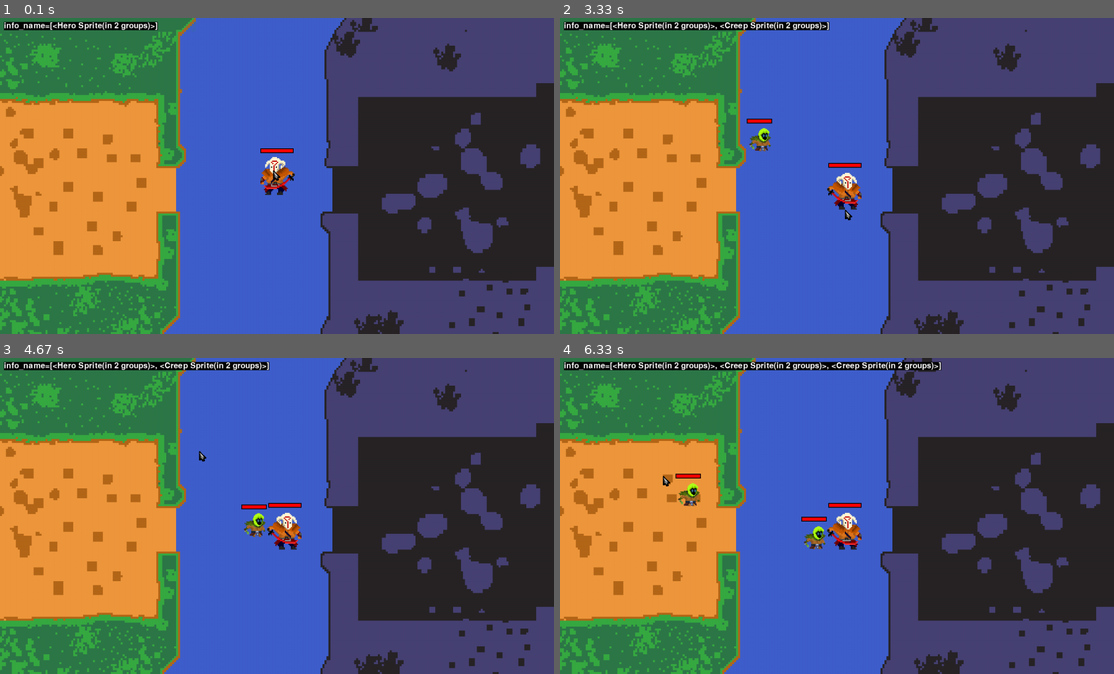
Above: before the commit, frames 1-4 (two rows, left to right).
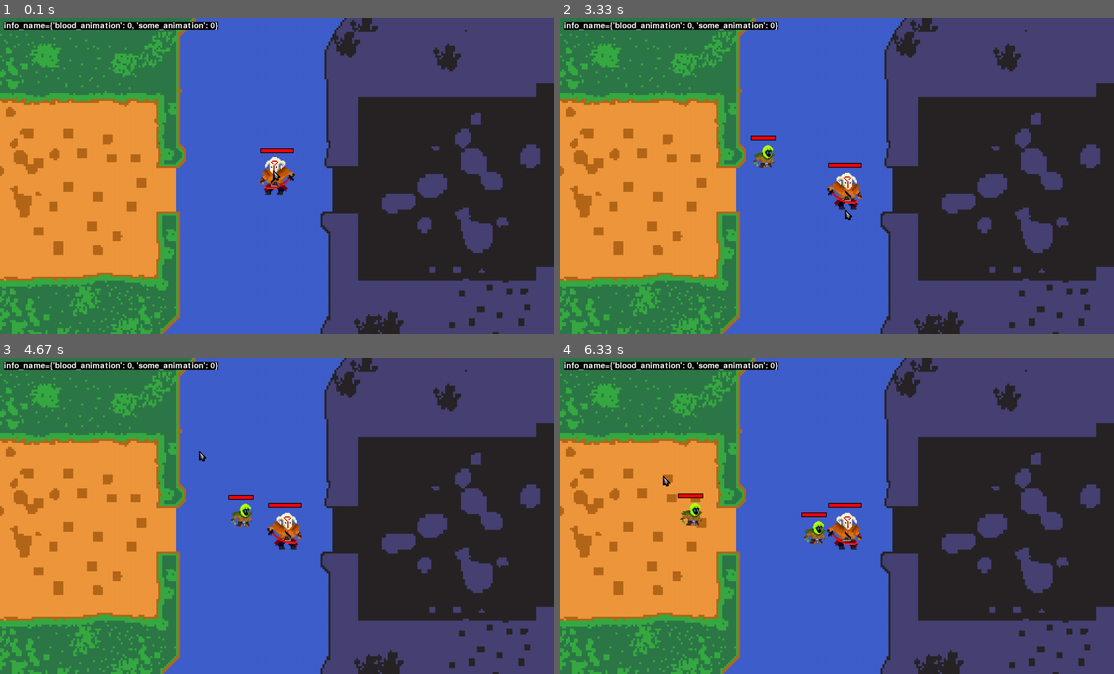
Above: after the commit, the same moments.

Repository: ArcherWayne/pygame_juggernaut_simulator
Game: pygame game, started from main.py
Same seed, same stepped clock (60 frames per second), same inputs: the game is played once before the commit and once after it.
Inputs (mouse positions are in pixels of both pictures, inside the frame that each line leads up to):
- Up to frame 1 (0.1 s): no input
- Up to frame 2 (3.33 s): hold D 0.33-0.8 s; move the mouse to (814, 188) at 0.37 s; hold W 0.83-1.13 s; move the mouse to (842, 198) at 0.87 s; hold D 1.17-1.63 s; move the mouse to (892, 245) at 1.2 s; hold A 1.67-2.2 s; move the mouse to (665, 251) at 1.7 s; hold S 2.23-2.53 s; move the mouse to (903, 204) at 2.27 s; hold A 2.57-2.97 s; move the mouse to (848, 68) at 2.6 s; right-click (842, 210) at 3.05 s
- Up to frame 3 (4.67 s): hold W 3.33-3.7 s; click (277, 553) at 3.42 s; hold D 3.73-4.37 s; click (487, 636) at 3.82 s; hold S from 4.4 s (still down); click (199, 449) at 4.48 s
- Up to frame 4 (6.33 s): release S at 4.77 s; hold A 4.8-5.27 s; click (981, 487) at 4.88 s; hold D 5.3-5.77 s; click (626, 446) at 5.38 s; hold W 5.8-6.1 s; click (1036, 490) at 5.88 s; hold D from 6.13 s (still down); click (665, 474) at 6.22 s

The runs differ from the first frame. In frame 1, 0.6% of the frame differs, in the area x 0-40%, y 1-4%; in frame 2, 1.2%; in frame 3, 1.2%; in frame 4, 2.1%, in the area x 0-69%, y 1-61%.

Commit message:
some bug fixes

Diff:
--- /dev/null
+++ b/animation_manager.py
@@ -0,0 +1,45 @@
+import pygame
+from clip import clip
+from debug import debug
+from setting import *
+
+
+class AnimationManager(pygame.sprite.Sprite):
+    def __init__(self):
+        super().__init__()
+        # animation dict
+        self.animation_dict = {'blood_animation': 0, 'some_animation': 0}
+
+        # loading blood animation
+        blood_animation_image = pygame.image.load('assets/blood_animation.png').convert_alpha()
+        self.blood_animation_image_list = []
+        for x in range(0, 384, 32):
+            self.blood_animation_image_list.append(
+                pygame.transform.scale(clip(blood_animation_image, 0, x, 32, 32), (CREEP_WIDTH, CREEP_HEIGHT)))
+
+        # animation index
+        self.blood_animation_index = 0
+
+    def init_animation(self, animation, play_location):
+        # if animation == 'blood_animation':
+        #     self.blood_animation()
+        self.play_location = play_location
+        for animation_name in self.animation_dict.keys():
+            if animation == animation_name:
+                self.animation_dict[animation_name] = 1
+
+    def blood_animation(self):
+        blood_animation_play_location = (0, 0)
+        if self.animation_dict['blood_animation'] == 1:
+            blood_animation_play_location = self.play_location
+            self.blood_animation_index += 1
+            if self.blood_animation_index >= len(self.blood_animation_image_list):
+                self.blood_animation_index = 0
+                self.animation_dict['blood_animation'] = 0
+            screen.blit(self.blood_animation_image_list[int(self.blood_animation_index)], (blood_animation_play_location[0] - CREEP_WIDTH / 2, blood_animation_play_location[1] - CREEP_HEIGHT / 2))
+            # FIXME : 使用更新image的方法?
+            # HACK : self.image 的显示方法是通过pygame.sprite.Sprite()类的方法实现的, 所以 暂时没想到更好的方法
+
+    def update(self):
+        self.blood_animation()
+        debug(self.animation_dict)
--- a/clip.py
+++ b/clip.py
@@ -1,8 +1,9 @@
 import pygame
 
-def clip(surface, x, y, x_size, y_size): #Get a part of the image
-    handle_surface = surface.copy() #Sprite that will get process later
-    clipRect = pygame.Rect(x,y,x_size,y_size) #Part of the image
-    handle_surface.set_clip(clipRect) #Clip or you can call cropped
-    image = surface.subsurface(handle_surface.get_clip()) #Get subsurface
-    return image.copy() #Return
+
+def clip(surface, x, y, x_size, y_size):  # Get a part of the image
+    handle_surface = surface.copy()  # Sprite that will get process later
+    clipRect = pygame.Rect(x, y, x_size, y_size)  # Part of the image
+    handle_surface.set_clip(clipRect)  # Clip or you can call cropped
+    image = surface.subsurface(handle_surface.get_clip())  # Get subsurface
+    return image.copy()  # Return
--- a/creep.py
+++ b/creep.py
@@ -1,11 +1,12 @@
 import pygame
 import math
+from animation_manager import AnimationManager
 from setting import *
 from debug import debug
 from clip import clip
 
 class Creep(pygame.sprite.Sprite):
-    def __init__(self, groups, health, movement_speed, damage, spawn_location, hero, collision_groups):
+    def __init__(self, groups, health, movement_speed, damage, spawn_location, hero, collision_groups, animation_mananger):
         super(Creep, self).__init__(groups)
 
         # attributes
@@ -14,7 +15,12 @@
         self.health_percentage = self.health/self.max_health
         self.movement_speed = movement_speed
         self.damage = damage
+        self.animation_mananger = animation_mananger
+
+        # collision
         self.collision_groups = collision_groups
+        # self.collision_rect = pygame.Rect(0, 0, CREEP_WIDTH/2, CREEP_HEIGHT/2)
+        # self.old_collision_rect = self.collision_rect.copy()
 
         # image and rect
         # idle_animation
@@ -56,7 +62,7 @@
         self.rect = self.image.get_rect(center=spawn_location)
 
         # movement
-        self.pos = pygame.math.Vector2(self.rect.topleft)
+        self.pos = pygame.math.Vector2(self.rect.midbottom)
         self.direction = pygame.math.Vector2()
         self.old_rect = self.rect.copy()  # old_rect是用来检测碰撞的一部分 不是dt中的一部分
         self.facing_direction = 0
@@ -154,17 +160,14 @@
 
     def creep_attacked(self, damage):
         self.health -= damage
+        self.animation_mananger.init_animation('blood_animation', self.rect.center)
 
     def death_check(self):
         if self.health <= 0:
             pygame.sprite.Sprite.kill(self)
 
     def collision_detection(self):
-        self.pos.x += self.direction.x * self.movement_speed * self.dt
-        self.rect.x = round(self.pos.x)
         self.collision('horizontal')
-        self.pos.y += self.direction.y * self.movement_speed * self.dt
-        self.rect.y = round(self.pos.y)
         self.collision('vertical')
 
     def collision(self, direction):
@@ -196,6 +199,8 @@
 
     def update(self):
         self.old_rect = self.rect.copy()
+        # self.collision_rect.midbottom = self.rect.midbottom
+        # self.old_collision_rect = self.collision_rect.copy()
 
         self.movement()
         self.collision_detection()
--- a/hero.py
+++ b/hero.py
@@ -35,11 +35,11 @@
         idle_image = pygame.image.load(
             'assets/hero/hero_idle_animation.png').convert_alpha()
         idle_animation_frame_1_right = pygame.transform.scale(
-            clip(idle_image, 0, 0, 96, 96), (HERO_HEIGHT, HERO_WIDTH))
+            clip(idle_image, 0, 0, 96, 96), (HERO_WIDTH, HERO_HEIGHT))
         idle_animation_frame_2_right = pygame.transform.scale(
-            clip(idle_image, 0, 96, 96, 96), (HERO_HEIGHT, HERO_WIDTH))
+            clip(idle_image, 0, 96, 96, 96), (HERO_WIDTH, HERO_HEIGHT))
         idle_animation_frame_3_right = pygame.transform.scale(
-            clip(idle_image, 0, 192, 96, 96), (HERO_HEIGHT, HERO_WIDTH))
+            clip(idle_image, 0, 192, 96, 96), (HERO_WIDTH, HERO_HEIGHT))
         idle_animation_frame_1_left = pygame.transform.flip(
             idle_animation_frame_1_right, 1, 0)
         idle_animation_frame_2_left = pygame.transform.flip(
@@ -55,13 +55,13 @@
         walking_image = pygame.image.load(
             'assets/hero/hero_walking_animation.png').convert_alpha()
         walking_animation_frame_1_right = pygame.transform.scale(
-            clip(walking_image, 0, 0, 96, 96), (HERO_HEIGHT, HERO_WIDTH))
+            clip(walking_image, 0, 0, 96, 96), (HERO_WIDTH, HERO_HEIGHT))
         walking_animation_frame_2_right = pygame.transform.scale(
-            clip(walking_image, 0, 96, 96, 96), (HERO_HEIGHT, HERO_WIDTH))
+            clip(walking_image, 0, 96, 96, 96), (HERO_WIDTH, HERO_HEIGHT))
         walking_animation_frame_3_right = pygame.transform.scale(
-            clip(walking_image, 0, 192, 96, 96), (HERO_HEIGHT, HERO_WIDTH))
+            clip(walking_image, 0, 192, 96, 96), (HERO_WIDTH, HERO_HEIGHT))
         walking_animation_frame_4_right = pygame.transform.scale(
-            clip(walking_image, 0, 288, 96, 96), (HERO_HEIGHT, HERO_WIDTH))
+            clip(walking_image, 0, 288, 96, 96), (HERO_WIDTH, HERO_HEIGHT))
         walking_animation_frame_1_left = pygame.transform.flip(
             walking_animation_frame_1_right, 1, 0)
         walking_animation_frame_2_left = pygame.transform.flip(
@@ -78,6 +78,8 @@
         # init animation
         self.image = idle_animation_frame_1_right
         self.rect = self.image.get_rect(center=(WIN_WIDTH / 2, WIN_HEIGHT / 2))
+        # self.collision_rect = pygame.Rect(0, 0, HERO_WIDTH/2, HERO_HEIGHT/2)
+        # self.old_collision_rect = self.collision_rect.copy()
 
         # movement ---------------------------------------------------------------------------------- #
         self.pos = pygame.math.Vector2(self.rect.topleft)
@@ -267,6 +269,8 @@
 
     def update(self):
         self.old_rect = self.rect.copy()
+        # self.collision_rect.midbottom = self.rect.midbottom
+        # self.old_collision_rect = self.collision_rect.copy()
 
         self.keyboard_movement()
         self.mouse_movement()
--- a/main.py
+++ b/main.py
@@ -1,4 +1,5 @@
 import pygame, sys, time, random
+from animation_manager import AnimationManager
 from setting import *
 from creep import Creep
 from hero import Hero
@@ -6,7 +7,6 @@
 from mouse_action import mouse_action
 from keyboard_action import keyboard_action
 from cursor import Cursor
-
 
 # general setup --------------------------------------------------------------------------------------------- #
 ## pygame setup
@@ -24,9 +24,9 @@
 game_active = True
 pygame.mouse.set_visible(False)
 
-
 # class setup
 # class = Class()
+animation_manager = AnimationManager()
 # group setup ----------------------------------------------------------------------------------------------- #
 # all_sprites = pygame.sprite.Group()
 # collision_sprites = pygame.sprite.Group()
@@ -34,7 +34,7 @@
 cursor = Cursor(cursor_group)
 hero_group = pygame.sprite.GroupSingle()
 creep_group = pygame.sprite.Group()
-collision_group =pygame.sprite.Group()
+collision_group = pygame.sprite.Group()
 hero = Hero(hero_group, 'Juggernaut', HERO_HEALTH,
             HERO_MOVEMENT_SPEED, HERO_DAMAGE, HERO_ATTACKINGDISTANCE, HERO_FORESWING, HERO_BACKSWING)
 collision_group.add(hero)
@@ -44,6 +44,7 @@
 
 creep_enemy_timer = pygame.USEREVENT + 1
 pygame.time.set_timer(creep_enemy_timer, 3000)
+
 
 # main ------------------------------------------------------------------------------------------------------ #
 def main():
@@ -79,17 +80,17 @@
 
             if event.type == creep_enemy_timer:
                 creep_group.add(Creep([creep_group, collision_group], CREEP_HEALTH, CREEP_MOVEMENT_SPEED, \
-                    CREEP_DAMAGE, (random.randint(200, 1200), random.randint(200, 600)), hero, collision_group))
+                                      CREEP_DAMAGE, (random.randint(200, 1200), random.randint(200, 600)), hero,
+                                      collision_group, animation_manager))
 
         clock.tick(FPS)
 
         # delta time    ------------------------------------------------------------------------------------- #
         dt = time.time() - last_time
         hero.get_dt(dt)
-        for creep in creep_group.sprites(): # Group.sprites() 加上括号才是返回groups中包含sprites的列表, 没有括号就是Group的方法
+        for creep in creep_group.sprites():  # Group.sprites() 加上括号才是返回groups中包含sprites的列表, 没有括号就是Group的方法
             creep.get_dt(dt)
         last_time = time.time()
-
 
         if game_active:
             # draw stuff    --------------------------------------------------------------------------------- #
@@ -101,11 +102,9 @@
             hero_group.draw(screen)
             cursor_group.update()
             cursor_group.draw(screen)
+            animation_manager.update()
 
             # debug goes behind here !!! -------------------------------------------------------------------- #
-            debug(collision_group.sprites())
-            # debug(int(1/dt), info_name='fps', y=30)
-
 
         pygame.display.update()
 
--- a/setting.py
+++ b/setting.py
@@ -24,7 +24,6 @@
 CREEP_HEIGHT = 60
 CREEP_WIDTH = 60
 CREEP_HEALTH = 200
-CREEP_CIT_HEALTH = HERO_DAMAGE - 1
 CREEP_MOVEMENT_SPEED = 80
 CREEP_DAMAGE = 5
 CREEP_FORESWING = 0.2
Binary file added: assets/blood_animation.png
Not shown, added: artwork/blood_animation.piskel
Not shown, changed: todo.md
